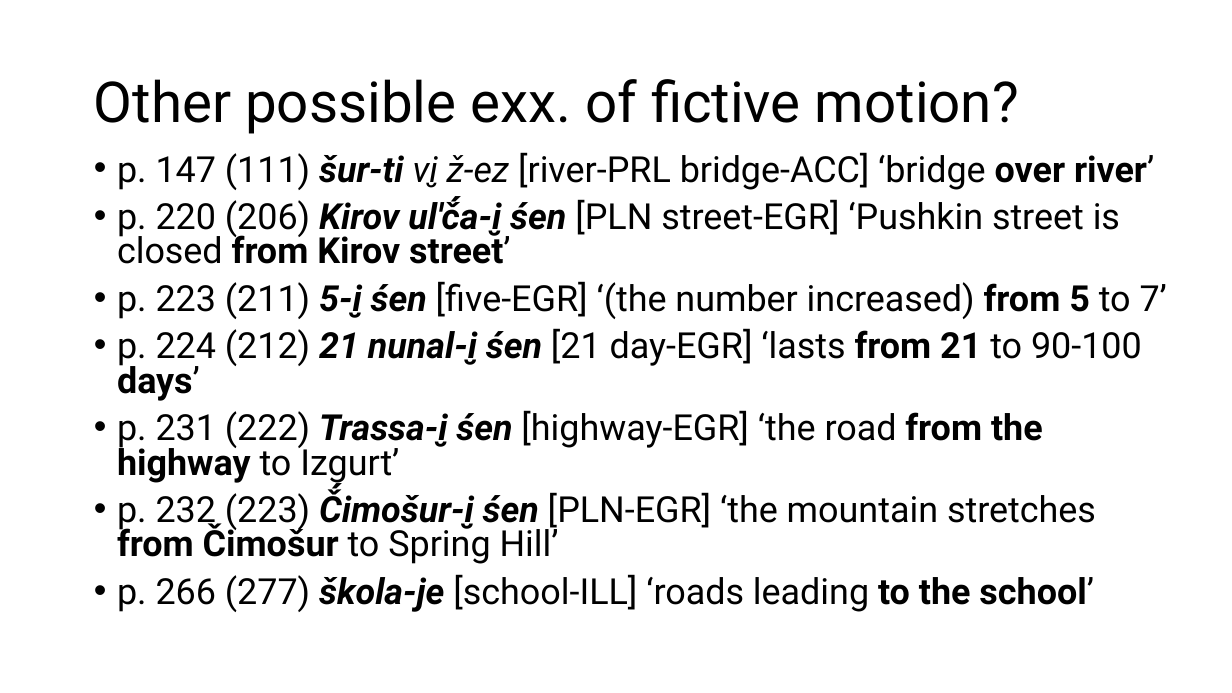
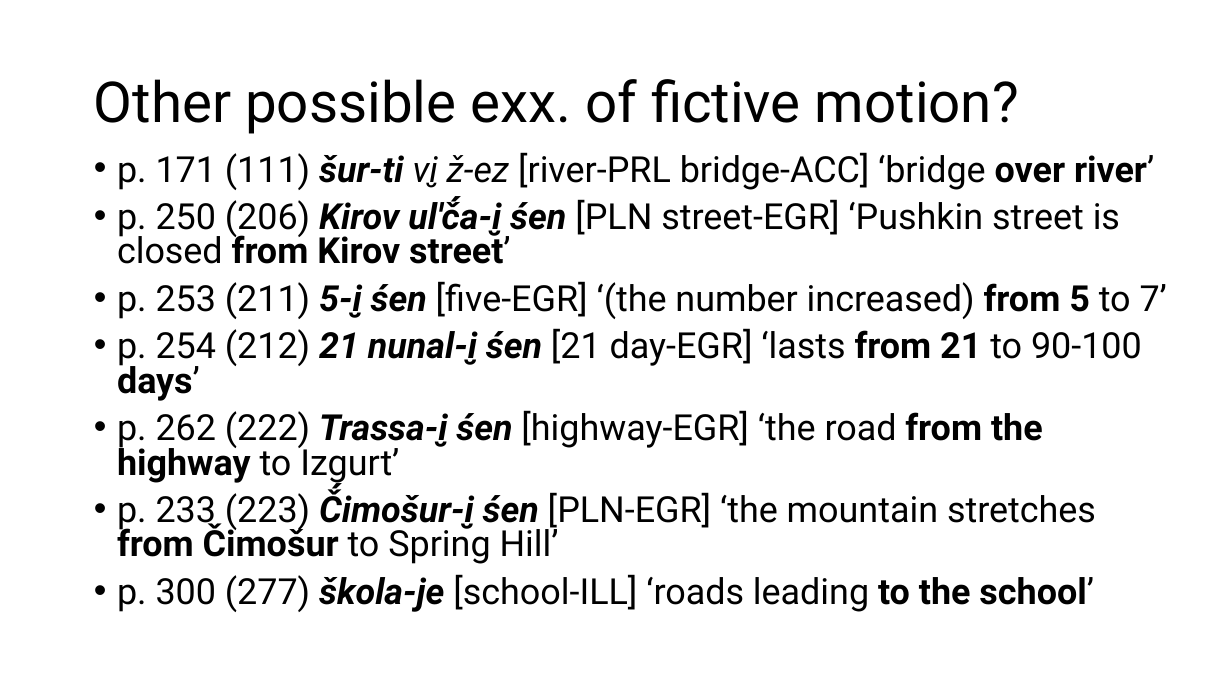
Before and after one commit to lajanda/lajanda.github.io, a slide deck: slide 29 of conference presentations/Defense_Erkkila.pptx (slide 28 before the commit). Drawn at 1232x693 pixels with LibreOffice and Linux fonts; fonts in the diff are those of the drawing. Boxes give left, top, right and bottom in pixels: in the first picture for what was removed or moved away, otherwise in the second. Text is boxed around its words. In the diff, an @@ line names an element or a change of style, - is before the commit and + after.

```diff
--- a/conference presentations/Defense_Erkkila.pptx
+++ b/conference presentations/Defense_Erkkila.pptx
@@ text at (x1=117, y1=152, x2=1167, y2=612): text changed @@
-• p. 147 (111) šur-ti vi̮ ž-ez [river-PRL bridge-ACC] ‘bridge over river’
-• p. 220 (206) Kirov ul'č́a-i̮ śen [PLN street-EGR] ‘Pushkin street is closed from Kirov street’
-• p. 223 (211) 5-i̮ śen [five-EGR] ‘(the number increased) from 5 to 7’
-• p. 224 (212) 21 nunal-i̮ śen [21 day-EGR] ‘lasts from 21 to 90-100 days’
-• p. 231 (222) Trassa-i̮ śen [highway-EGR] ‘the road from the highway to Izgurt’
-• p. 232 (223) Č́imošur-i̮ śen [PLN-EGR] ‘the mountain stretches from Čimošur to Spring Hill’
-• p. 266 (277) škola-je [school-ILL] ‘roads leading to the school’
+• p. 171 (111) šur-ti vi̮ ž-ez [river-PRL bridge-ACC] ‘bridge over river’
+• p. 250 (206) Kirov ul'č́a-i̮ śen [PLN street-EGR] ‘Pushkin street is closed from Kirov street’
+• p. 253 (211) 5-i̮ śen [five-EGR] ‘(the number increased) from 5 to 7’
+• p. 254 (212) 21 nunal-i̮ śen [21 day-EGR] ‘lasts from 21 to 90-100 days’
+• p. 262 (222) Trassa-i̮ śen [highway-EGR] ‘the road from the highway to Izgurt’
+• p. 233 (223) Č́imošur-i̮ śen [PLN-EGR] ‘the mountain stretches from Čimošur to Spring Hill’
+• p. 300 (277) škola-je [school-ILL] ‘roads leading to the school’
```
Also in this commit, not shown: 17 other slides changed, 6 slides added, 1 slide removed, 1 other file.
